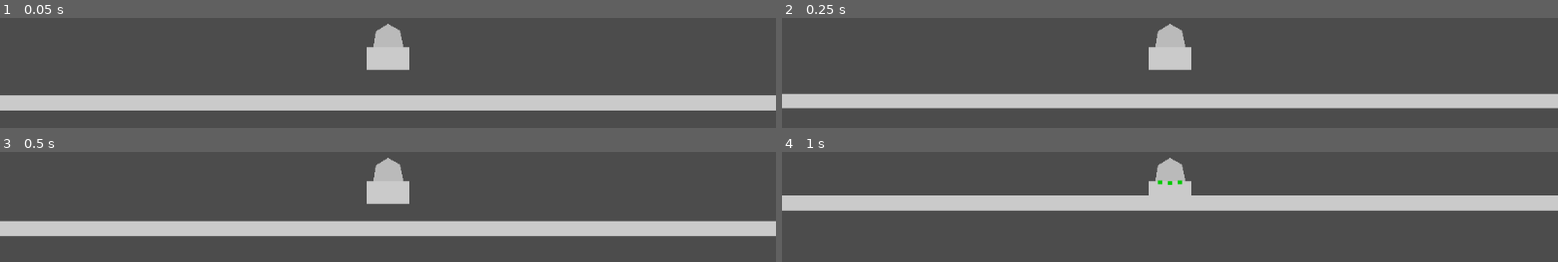
Above: before the commit, frames 1-4 (two rows, left to right).
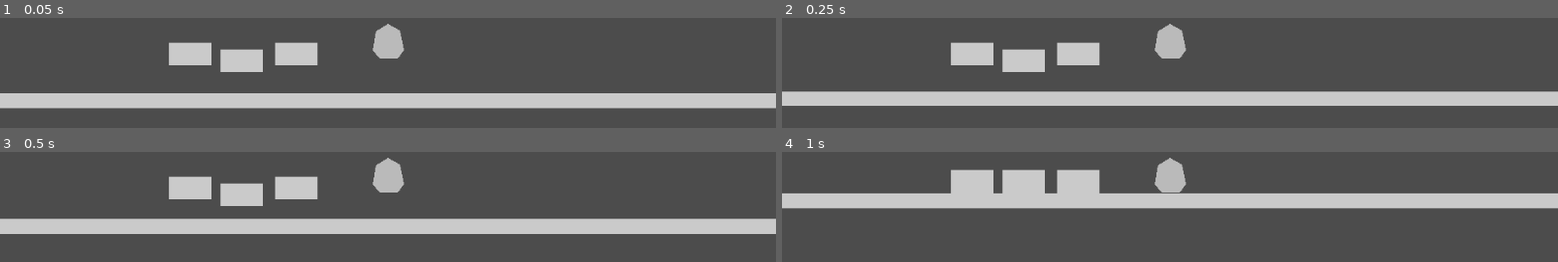
Above: after the commit, the same moments.

Repository: mikhail-shafigullin/godot-wild-jam-58
Game: Godot game, scene res://NN_test/PhysicTest.tscn
Two runs of this game, one before a commit and one after it. Both use one fixed random seed, a clock stepped at 60 frames per second and the inputs below. This scene is started directly instead of the project's main scene.
Inputs (mouse positions are in pixels of both pictures, inside the frame that each line leads up to):
- Up to frame 1 (0.05 s): no input
- Up to frame 2 (0.25 s): no input
- Up to frame 3 (0.5 s): no input
- Up to frame 4 (1 s): tap Enter (ui_accept) at 0.5, 0.6, 0.77 s; move the mouse to (1170, 193) at 0.52 s; hold Right (ui_right) from 0.53 s (still down); click (1170, 193) at 0.67 s

The runs differ from the first frame. In frame 1, 8.7% of the frame differs, in the area x 0-100%, y 21-85%; in frame 2, 9.6%, in the area x 0-100%, y 21-83%; in frame 3, 8.7%; in frame 4, 8.3%.

Commit message:
part joints parenting fix

Diff:
--- a/NN_test/PhysicTest.tscn
+++ b/NN_test/PhysicTest.tscn
@@ -1,7 +1,9 @@
-[gd_scene load_steps=4 format=2]
+[gd_scene load_steps=6 format=2]
 
 [ext_resource path="res://NN_test/1x1.png" type="Texture" id=1]
 [ext_resource path="res://src/characters/Player.tscn" type="PackedScene" id=2]
+[ext_resource path="res://src/ship/blueprint/BlueprintManager.tscn" type="PackedScene" id=3]
+[ext_resource path="res://src/ship/thrust/TestThruster.tscn" type="PackedScene" id=4]
 
 [sub_resource type="RectangleShape2D" id=1]
 extents = Vector2( 513.5, 10 )
@@ -21,5 +23,16 @@
 texture = ExtResource( 1 )
 
 [node name="Player" parent="." instance=ExtResource( 2 )]
-position = Vector2( 519, 524 )
+position = Vector2( 508, 527 )
 breaking_distance = 3.0
+
+[node name="TestThruster4" parent="." instance=ExtResource( 4 )]
+position = Vector2( 315, 530 )
+
+[node name="TestThruster3" parent="." instance=ExtResource( 4 )]
+position = Vector2( 387, 521 )
+
+[node name="TestThruster5" parent="." instance=ExtResource( 4 )]
+position = Vector2( 247, 521 )
+
+[node name="BlueprintManager" parent="." instance=ExtResource( 3 )]
--- a/project.godot
+++ b/project.godot
@@ -13,6 +13,11 @@
 "class": "BPProbe",
 "language": "GDScript",
 "path": "res://src/ship/blueprint/Probe.gd"
+}, {
+"base": "Control",
+"class": "BlueprintManager",
+"language": "GDScript",
+"path": "res://src/ship/blueprint/BlueprintManager.gd"
 }, {
 "base": "PartBase",
 "class": "Frame",
@@ -41,6 +46,7 @@
 } ]
 _global_script_class_icons={
 "BPProbe": "",
+"BlueprintManager": "",
 "Frame": "",
 "PartBase": "",
 "PartUtil": "",
--- a/src/State.gd
+++ b/src/State.gd
@@ -3,3 +3,4 @@
 # Тут будут жить наши глобальные штуки
 var sceneManager: Node2D;
 var player: ShipCore;
+var bp_manager: BlueprintManager;
--- a/src/characters/Player.tscn
+++ b/src/characters/Player.tscn
@@ -1,7 +1,6 @@
-[gd_scene load_steps=4 format=2]
+[gd_scene load_steps=3 format=2]
 
 [ext_resource path="res://src/characters/Player.gd" type="Script" id=1]
-[ext_resource path="res://src/ship/thrust/TestThruster.tscn" type="PackedScene" id=2]
 
 [sub_resource type="CapsuleShape2D" id=1]
 radius = 18.0
@@ -21,6 +20,3 @@
 [node name="TempCore" type="Polygon2D" parent="Core"]
 color = Color( 0.733333, 0.733333, 0.733333, 1 )
 polygon = PoolVector2Array( 0, -23, -16, -13, -20, 12, -11, 23, 13, 23, 21, 12, 16, -14 )
-
-[node name="TestThruster" parent="." instance=ExtResource( 2 )]
-collision_layer = 272
--- a/src/ship/PartBase.gd
+++ b/src/ship/PartBase.gd
@@ -1,5 +1,8 @@
 class_name PartBase
 extends RigidBody2D
+
+# Disconnecting / Connecting 		will NOT change ship structure
+# Slice 		/ 	Weld 			will change ship structure
 
 #TEMP
 onready var core = State.player
@@ -12,6 +15,7 @@
 export var armor_weak: float = -1
 export var breaking_distance: float = 32.1
 export var can_be_grabbed: bool = true
+export var joint_strength: float = 0
 
 # array of PartJoints
 # Joins will connect only to parent
@@ -60,39 +64,11 @@
 	core.repair_part(self)
 
 # Blueprint functions
-var is_blueprint: bool = false
-var is_grabbed: bool = false
-var grab_layer_memory: int = 0
-const grab_hover_layers: int = 16
 var probes: Array
 var active_probes: Array
 var best_part: PartBase
 export var min_joint_score: float = 0.1
 
-# TODO gamepad support
-func click():
-	if not is_grabbed:
-		if can_be_grabbed:
-			grab()
-	else:
-		release()
-
-func grab():
-	grab_layer_memory = collision_layer
-	collision_layer = grab_hover_layers
-
-	part_slice()
-	show_probes()
-	is_grabbed = true
-	rotation = 0
-	position = get_global_mouse_position()
-
-func release():
-	if best_part:
-		is_grabbed = false
-		build(best_part)
-		collision_layer = grab_layer_memory
-		hide_probes()
 
 func show_probes():
 	for p in probes:
@@ -110,7 +86,8 @@
 func build(to_part: PartBase):
 	part_weld(to_part)
 	_create_joints()
-	to_part.children_parts.append(self)
+	if not children_parts.empty():
+		core.fix_joints(self)
 
 func _find_probes():
 	for c in get_children():
@@ -161,7 +138,7 @@
 		weld_joint(joint)
 
 func weld_joint(joint:PinJoint2D):
-	var new_joint = PartJoint.new(joint, global_position)
+	var new_joint = PartJoint.new(joint, position)
 	part_joints.append(new_joint)
 	joint.node_a = get_parent().get_path()
 	joint.node_b = self.get_path()
@@ -182,25 +159,42 @@
 func on_repair():
 	health = init_health
 
+func on_click():
+	pass
+
+func on_grab():
+	show_probes()
+
+func on_release():
+	if best_part:
+		build(best_part)
+		hide_probes()
+
+func on_bp_activate():
+	pass
+
+func on_bp_deactivate():
+	pass
+
 func _ready():
-	#confusing placement will override default mass: Remove?
-	mass = part_mass
-
 	_find_probes()
 
-func _process(delta):
-	if is_grabbed:
-		position = get_global_mouse_position()
-
 func _physics_process(delta):
-	if is_blueprint and is_grabbed:
-		_scan_probes()
-
 	if (health > 0 and not is_parts_root):
 		_update_joints()
 
 func _update_joints():
 	for j in part_joints:
-		var distance:float = (global_position - j.rest_position).length()
+		var distance:float = (position - j.rest_position).length()
 		if(distance > breaking_distance):
 			part_slice()
+
+func fix_joints_path():
+	if part_joints.empty():
+		return
+
+	var new_a: NodePath = part_joints[0].joint_node.get_parent().get_path()
+	var new_b: NodePath = get_path()
+	for joint in part_joints:
+		joint.joint_node.node_a = new_a
+		joint.joint_node.node_b = new_b
--- a/src/ship/ShipCore.gd
+++ b/src/ship/ShipCore.gd
@@ -24,26 +24,37 @@
 func unplug_part(part: PartBase, ctr: PartController):
 	part.on_part_disconnect()
 
-func slice_part(part_from: PartBase):
-	disconnect_parts(part_from)
-	var parent_part: PartBase = part_from.get_parent()
-	parent_part.remove_child_part(part_from)
+# slice will keep children and remove from parent
+func slice_part(part: PartBase):
+	disconnect_parts(part)
+	var parent = part.get_parent()
+	if parent is PartBase:
+		parent.remove_child_part(part)
 
-	part_from.on_slice()
+	part.on_slice()
 
 	#reparent to ship core parent
-	var past_global_transform = part_from.global_transform
-	part_from.get_parent().remove_child(part_from)
-	get_parent().add_child(part_from)
-	part_from.global_transform = past_global_transform
+	var past_global_transform = part.global_transform
+	parent.remove_child(part)
+	core.get_parent().add_child(part)
+	part.global_transform = past_global_transform
+
+	fix_joints(part)
 
 func weld_part(part: PartBase, weld_to: PartBase):
 	var temp_transform = part.global_transform
 	part.get_parent().remove_child(part)
 	weld_to.add_child(part)
 	part.global_transform = temp_transform
+	weld_to.children_parts.append(part)
 
 	connect_parts(part)
+
+func fix_joints(part_from: PartBase):
+	for c in part_from.children_parts:
+		fix_joints(c)
+		c.fix_joints_path()
+	part_from.fix_joints_path()
 
 func disconnect_parts(start_from_part: PartBase):
 	for part in start_from_part.children_parts:
--- /dev/null
+++ b/src/ship/blueprint/BlueprintManager.gd
@@ -0,0 +1,73 @@
+class_name BlueprintManager
+extends Control
+
+
+
+var active_part: PartBase
+
+var holding_part: PartBase
+
+
+
+var grab_layer_memory: int = 0
+
+const grab_hover_layers: int = 16
+
+
+
+func _ready():
+	State.bp_manager = self
+
+
+
+func _process(delta):
+	if holding_part:
+		holding_part._scan_probes()
+		holding_part.global_position = get_global_mouse_position()
+
+
+
+func click_on_part(part: PartBase):
+	if holding_part == part:
+		release_part(part)
+		free_active_part()
+	else:
+		grab_part(part)
+
+
+
+func free_active_part():
+	if holding_part:
+		release_part(holding_part)
+	if active_part:
+		deactivate_part(active_part)
+
+
+
+func activate_part(part: PartBase):
+	if active_part:
+		deactivate_part(active_part)
+	active_part = part
+	part.on_bp_activate()
+
+
+
+func deactivate_part(part: PartBase):
+	active_part = null
+	part.on_bp_deactivate()
+
+func grab_part(part: PartBase):
+	free_active_part()
+
+	var part_parent = part.get_parent()
+	if part_parent is PartBase and !part.is_parts_root:
+		part.part_slice()
+
+	part.rotation = 0.0
+	part.position = get_global_mouse_position()
+	holding_part = part
+	part.on_grab()
+
+func release_part(part: PartBase):
+	holding_part = null
+	part.on_release()
--- /dev/null
+++ b/src/ship/blueprint/BlueprintManager.tscn
@@ -0,0 +1,8 @@
+[gd_scene load_steps=2 format=2]
+
+[ext_resource path="res://src/ship/blueprint/BlueprintManager.gd" type="Script" id=1]
+
+[node name="BlueprintManager" type="Control"]
+anchor_right = 1.0
+anchor_bottom = 1.0
+script = ExtResource( 1 )
--- a/src/ship/thrust/TestThruster.gd
+++ b/src/ship/thrust/TestThruster.gd
@@ -1,9 +1,7 @@
 extends "res://src/ship/thrust/Thruster.gd"
 
-func _ready():
-    is_blueprint = true
 
 func _on_TestThruster_input_event(viewport:Node, event:InputEvent, shape_idx:int):
-    if event is InputEventMouseButton:
-        if event.pressed:
-            click()
+	if event is InputEventMouseButton:
+		if event.pressed:
+			State.bp_manager.click_on_part(self)
--- a/src/ship/thrust/TestThruster.tscn
+++ b/src/ship/thrust/TestThruster.tscn
@@ -8,8 +8,11 @@
 extents = Vector2( 29, 16 )
 
 [node name="TestThruster" type="RigidBody2D"]
+collision_layer = 272
 input_pickable = true
+mass = 10.0
 script = ExtResource( 2 )
+thrust_multiplying = 100.0
 
 [node name="CollisionShape2D" type="CollisionShape2D" parent="."]
 shape = SubResource( 1 )
--- a/src/ship/thrust/Thruster.gd
+++ b/src/ship/thrust/Thruster.gd
@@ -1,6 +1,8 @@
 class_name Thruster
 extends PartBase
 
+export var thrust_multiplying: float = 1
+
 func fire():
 	var up = Vector2.UP.rotated(global_rotation)
-	apply_impulse(Vector2(), up*mass*100)
+	apply_impulse(Vector2(), up*mass*thrust_multiplying)
